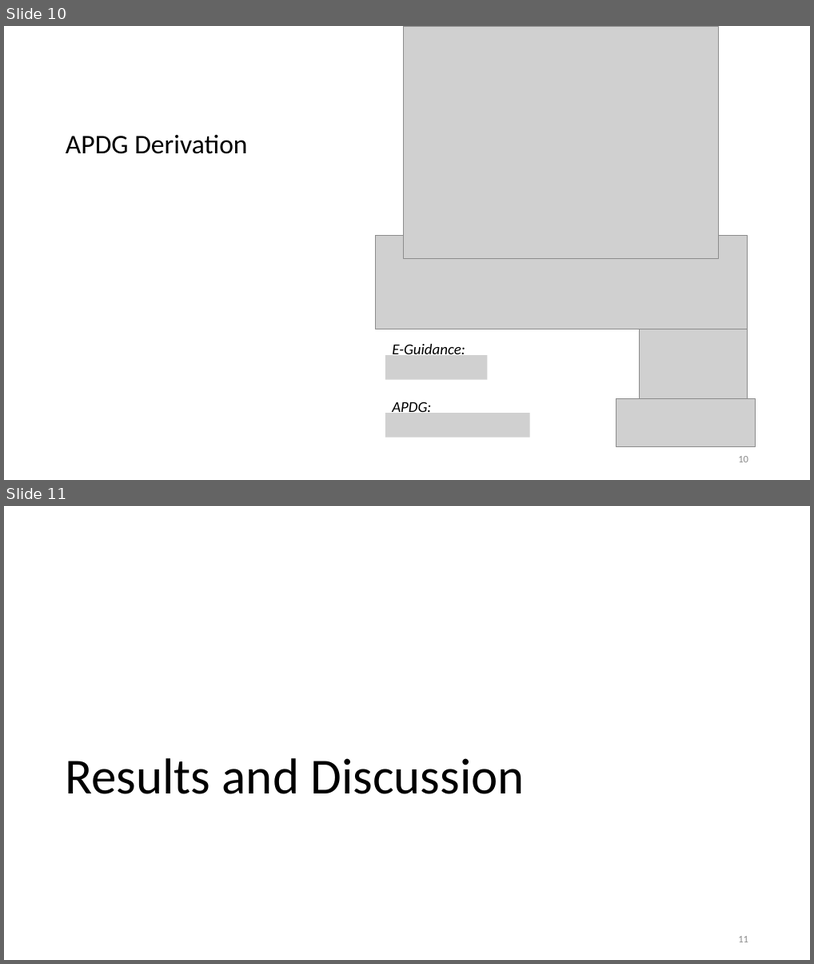
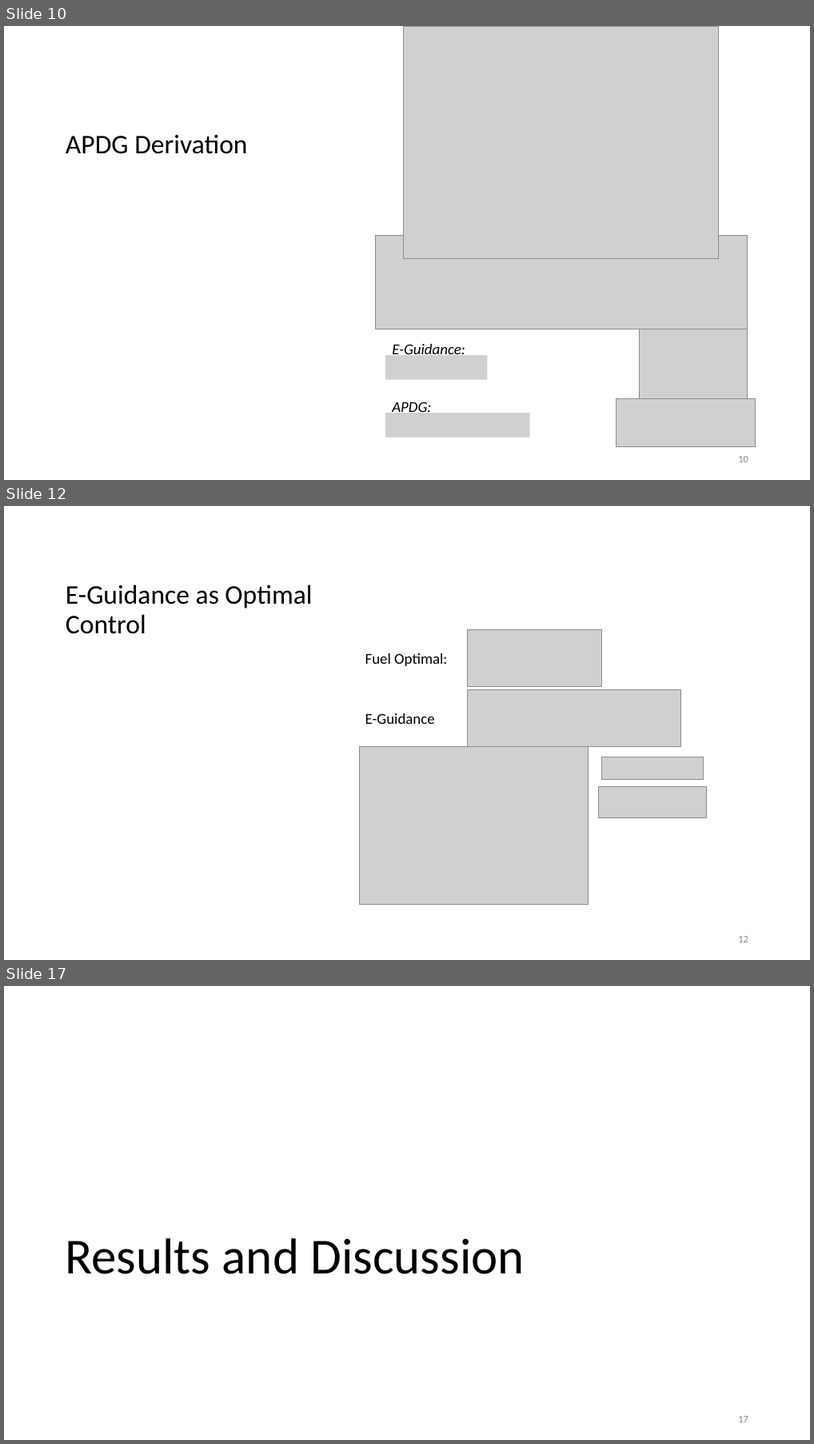
Before and after one commit to ldstrohl/Thesis, a slide deck: Written/Defense/Defense.pptx. Shown one above the other, each under a label of ours: slides 10 and 11 before the commit, slides 10, 12 and 17 after it; the slides between them are not shown. The pictures are 814x964 and 814x1444 pixels, drawn with LibreOffice and Linux fonts; fonts in the diff are those of the drawing; grey boxes stand for pictures. Boxes give left, top, right and bottom in pixels: in the first picture for what was removed or moved away, otherwise in the second. Text is boxed around its words. In the diff, an @@ line names an element or a change of style, - is before the commit and + after.

```diff
--- a/Written/Defense/Defense.pptx
+++ b/Written/Defense/Defense.pptx
@@ slide 12 added at bbox=[4, 506, 810, 960], background #FFFFFF @@
@@ title added at bbox=[66, 584, 312, 634], 32 pt, text #000000 @@
+E-Guidance as Optimal Control
@@ picture added at bbox=[467, 630, 602, 687] @@
@@ text added at bbox=[366, 653, 447, 666], 18 pt, text #000000 @@
+Fuel Optimal:
@@ picture added at bbox=[468, 690, 682, 747] @@
@@ text added at bbox=[366, 713, 435, 724], 18 pt, text #000000 @@
+E-Guidance
@@ picture added at bbox=[360, 747, 589, 904] @@
@@ picture added at bbox=[602, 757, 704, 779] @@
@@ picture added at bbox=[598, 787, 706, 817] @@
@@ page number added at bbox=[738, 936, 749, 942], 12 pt, text #8C8C8C @@
+12
@@ what was slide 11 is now slide 17 @@
@@ page number at bbox=[738, 1416, 749, 1422]: text changed @@
-11
+17
```
Also in this commit, not shown: 1 slide changed, 5 other slides added.
